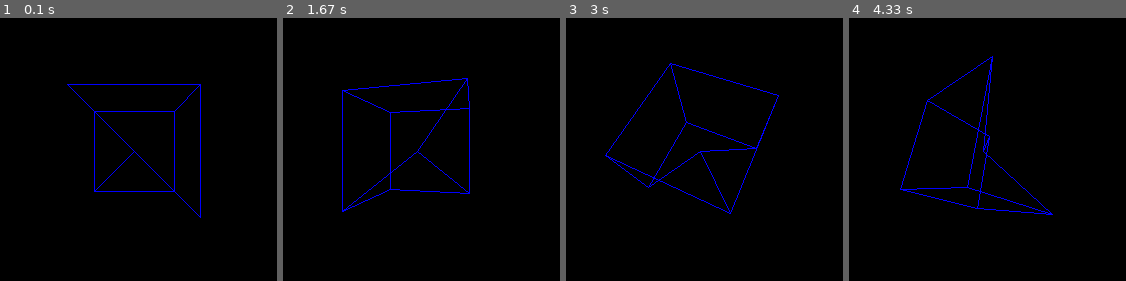
Above: before the commit, frames 1-4 (left to right).
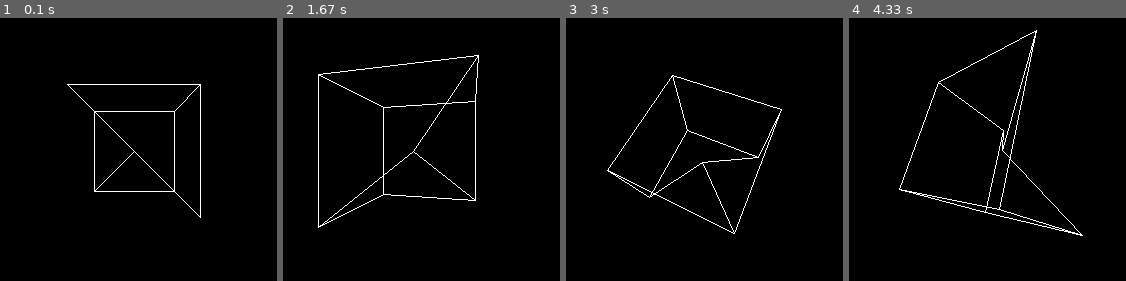
Above: after the commit, the same moments.

Repository: Brushfire-257/Pygame3DRenderer
Game: pygame game, started from main.py
Same seed, same stepped clock (60 frames per second), same inputs: the game is played once before the commit and once after it.
Inputs:
- Up to frame 1 (0.1 s): no input
- Up to frame 2 (1.67 s): hold N 0.33-0.8 s; hold D 0.33-0.8 s; hold R 0.83-1.3 s; hold D 0.83-1.3 s; hold Right 0.83-1.3 s; hold Q from 1.33 s (still down); hold D from 1.33 s (still down); hold Right from 1.33 s (still down)
- Up to frame 3 (3 s): release Q at 1.8 s; release D at 1.8 s; release Right at 1.8 s; hold D 1.83-2.3 s; hold Right 1.83-2.3 s; tap E at 1.98 s; hold W 2.33-2.63 s; hold Up 2.33-2.63 s; hold D from 2.67 s (still down); hold Right from 2.67 s (still down)
- Up to frame 4 (4.33 s): release D at 3.13 s; release Right at 3.13 s; hold A 3.17-3.7 s; hold Left 3.17-3.7 s; tap E at 3.32 s; hold M 3.73-4.03 s; hold S 3.73-4.03 s; hold Down 3.73-4.03 s; hold S from 4.07 s (still down); hold Down from 4.07 s (still down)

The runs differ from the first frame. In frame 1, 1.1% of the frame differs, in the area x 24-73%, y 25-77%; in frame 2, 2.7%, in the area x 12-71%, y 14-80%; in frame 3, 2.4%; in frame 4, 2.7%.

Commit message:
Camera movement / Camera rotation[ish]
Added virtual camera movement.
Added some rotation to the camera [not done]

Diff:
--- a/main.py
+++ b/main.py
@@ -15,23 +15,21 @@
 ORIGINY = 0
 
 CAMERA_FOCAL_DISTANCE = 200
+CAMERA_X = 0
+CAMERA_Y = 0
+CAMERA_Z = 0
 
-# def draw_3dline(surface, color, a, b):
-#     """Convert 3D coordinates to 2D and draw line."""
-#     ax, ay = a[0]+(a[2]*0.3)+ORIGINX, a[1]+(a[2]*0.3)+ORIGINY
-#     bx, by = b[0]+(b[2]*0.3)+ORIGINX, b[1]+(b[2]*0.3)+ORIGINY
-#     pygame.draw.line(surface, color, (ax, ay), (bx, by))
-
-def draw_3dline(surface, color, a, b, camera_distance): # My new code with perspective stuff
+def draw_3dline(surface, color, a, b, camera_distance):
     """Convert 3D coordinates to 2D with perspective projection and draw line."""
-    ax, ay = a[0] / (1 - a[2] / camera_distance)+ORIGINX, a[1] / (1 - a[2] / camera_distance)+ORIGINY
-    bx, by = b[0] / (1 - b[2] / camera_distance)+ORIGINX, b[1] / (1 - b[2] / camera_distance)+ORIGINY
+    ax = (a[0] - CAMERA_X) / (1 - (a[2] - CAMERA_Z) / camera_distance) + surface.get_width() / 2
+    ay = (a[1] - CAMERA_Y) / (1 - (a[2] - CAMERA_Z) / camera_distance) + surface.get_height() / 2
+    bx = (b[0] - CAMERA_X) / (1 - (b[2] - CAMERA_Z) / camera_distance) + surface.get_width() / 2
+    by = (b[1] - CAMERA_Y) / (1 - (b[2] - CAMERA_Z) / camera_distance) + surface.get_height() / 2
     pygame.draw.line(surface, color, (ax, ay), (bx, by))
 
-
-def draw_cube(surface, color, cube):
-    """Draw 3D cube."""
-    a, b, c, d, e, f, g, h = cube
+def draw_shape(surface, color, shape):
+    """Draw 3D shape."""
+    a, b, c, d, e, f, g, h = shape
     draw_3dline(surface, color, a, b, CAMERA_FOCAL_DISTANCE)
     draw_3dline(surface, color, b, c, CAMERA_FOCAL_DISTANCE)
     draw_3dline(surface, color, c, d, CAMERA_FOCAL_DISTANCE)
@@ -47,61 +45,92 @@
     draw_3dline(surface, color, c, g, CAMERA_FOCAL_DISTANCE)
     draw_3dline(surface, color, d, h, CAMERA_FOCAL_DISTANCE)
 
-def rotate_3dpoint(p, angle, axis):
+def rotate_3dpoint(p, angle, axis, camera_pos):
     """Rotate a 3D point around given axis."""
-    ret = [0, 0, 0]
-    cosang = cos(angle)
-    sinang = sin(angle)
-    ret[0] += (cosang+(1-cosang)*axis[0]*axis[0])*p[0]
-    ret[0] += ((1-cosang)*axis[0]*axis[1]-axis[2]*sinang)*p[1]
-    ret[0] += ((1-cosang)*axis[0]*axis[2]+axis[1]*sinang)*p[2]
-    ret[1] += ((1-cosang)*axis[0]*axis[1]+axis[2]*sinang)*p[0]
-    ret[1] += (cosang+(1-cosang)*axis[1]*axis[1])*p[1]
-    ret[1] += ((1-cosang)*axis[1]*axis[2]-axis[0]*sinang)*p[2]
-    ret[2] += ((1-cosang)*axis[0]*axis[2]-axis[1]*sinang)*p[0]
-    ret[2] += ((1-cosang)*axis[1]*axis[2]+axis[0]*sinang)*p[1]
-    ret[2] += (cosang+(1-cosang)*axis[2]*axis[2])*p[2]
-    return ret
+    x, y, z = p
+    cx, cy, cz = camera_pos
+
+    # Translate point relative to camera position
+    x -= cx
+    y -= cy
+    z -= cz
+
+    # Apply rotation based on camera orientation
+    if axis == (1, 0, 0):  # Rotate around X-axis
+        new_y = y * cos(angle) - z * sin(angle)
+        new_z = y * sin(angle) + z * cos(angle)
+        y, z = new_y, new_z
+    elif axis == (0, 1, 0):  # Rotate around Y-axis
+        new_x = x * cos(angle) + z * sin(angle)
+        new_z = -x * sin(angle) + z * cos(angle)
+        x, z = new_x, new_z
+    elif axis == (0, 0, 1):  # Rotate around Z-axis
+        new_x = x * cos(angle) - y * sin(angle)
+        new_y = x * sin(angle) + y * cos(angle)
+        x, y = new_x, new_y
+
+    # Translate point back relative to camera position
+    x += cx
+    y += cy
+    z += cz
+
+    return [x, y, z]
 
 def rotate_object(obj, angle, axis):
     """Rotate an object around given axis."""
+    global CAMERA_X, CAMERA_Y, CAMERA_Z
     for i in range(len(obj)):
-        obj[i] = rotate_3dpoint(obj[i], angle, axis)
+        obj[i] = rotate_3dpoint(obj[i], angle, axis, (CAMERA_X, CAMERA_Y, CAMERA_Z))
 
 def main():
-    global ORIGINX, ORIGINY
+    global ORIGINX, ORIGINY, CAMERA_X, CAMERA_Y, CAMERA_Z
     pygame.init()
     screen = pygame.display.set_mode((640,400))
     # Move origin to center of screen
     ORIGINX = screen.get_width()/2
     ORIGINY = screen.get_height()/2
-    cube = [(0,0,0),  (50,50,50),  (50,-50,50),  (-50,-50,50),
+    shape = [(0,0,0),  (50,50,50),  (50,-50,50),  (-50,-50,50),
             (-50,50,-50), (50,50,-50), (50,-50,-50), (-50,-50,-50)]
     while 1:
-        draw_cube(screen, 255, cube)
+        draw_shape(screen, (255, 255, 255), shape)
         event = pygame.event.poll()
         if event.type == QUIT or (event.type == KEYDOWN and event.key == K_ESCAPE):
             break
         pygame.display.flip()
         pygame.time.delay(25)
-        draw_cube(screen, 0, cube)
+        draw_shape(screen, 0, shape)
 
         keys = pygame.key.get_pressed()
+        if keys[pygame.K_d]:
+            CAMERA_X += 2
+        if keys[pygame.K_a]:
+            CAMERA_X -= 2
+        if keys[pygame.K_w]:
+            CAMERA_Y -= 2 # Y is inverted...
+        if keys[pygame.K_s]:
+            CAMERA_Y += 2
+        if keys[pygame.K_e]:
+            CAMERA_Z += 2
+        if keys[pygame.K_q]:
+            CAMERA_Z -= 2
+        if keys[pygame.K_n]:
+            rotate_object(shape, 0.1, (0,0,1))
+        if keys[pygame.K_m]:
+            rotate_object(shape, -0.1, (0,0,1))
         if keys[pygame.K_RIGHT]:
-            rotate_object(cube, 0.1, (0,1,0))
+            rotate_object(shape, 0.1, (0,1,0))
         if keys[pygame.K_LEFT]:
-            rotate_object(cube, -0.1, (0,1,0))
+            rotate_object(shape, -0.1, (0,1,0))
         if keys[pygame.K_UP]:
-            rotate_object(cube, 0.1, (1,0,0))
+            rotate_object(shape, 0.1, (1,0,0))
         if keys[pygame.K_DOWN]:
-            rotate_object(cube, -0.1, (1,0,0))
-        if keys[pygame.K_n]:
-            rotate_object(cube, 0.1, (0,0,1))
-        if keys[pygame.K_m]:
-            rotate_object(cube, -0.1, (0,0,1))
-        if keys[pygame.K_r]: # Reset the cube positions
-            cube = [(0,0,0),  (50,50,50),  (50,-50,50),  (-50,-50,50),
+            rotate_object(shape, -0.1, (1,0,0))
+        if keys[pygame.K_r]: # Reset the shape positions
+            shape = [(0,0,0),  (50,50,50),  (50,-50,50),  (-50,-50,50),
             (-50,50,-50), (50,50,-50), (50,-50,-50), (-50,-50,-50)]
+            CAMERA_X = 0
+            CAMERA_Y = 0
+            CAMERA_Z = 0
 
 if __name__ == "__main__":
     main()
